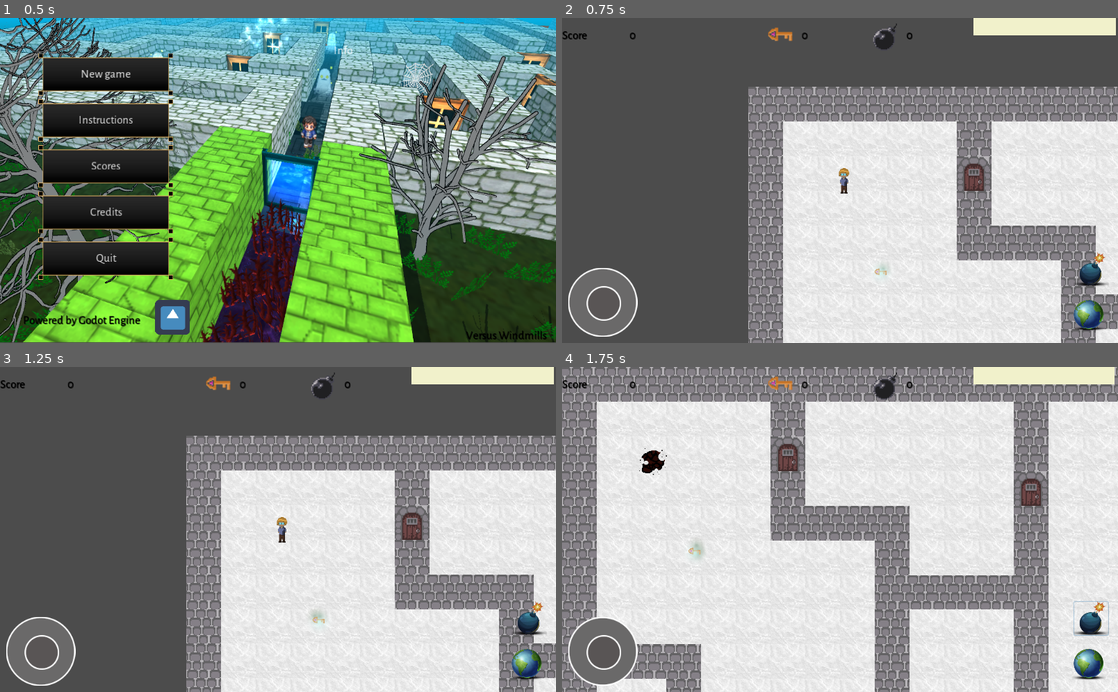
Above: before the commit, frames 1-4 (two rows, left to right).
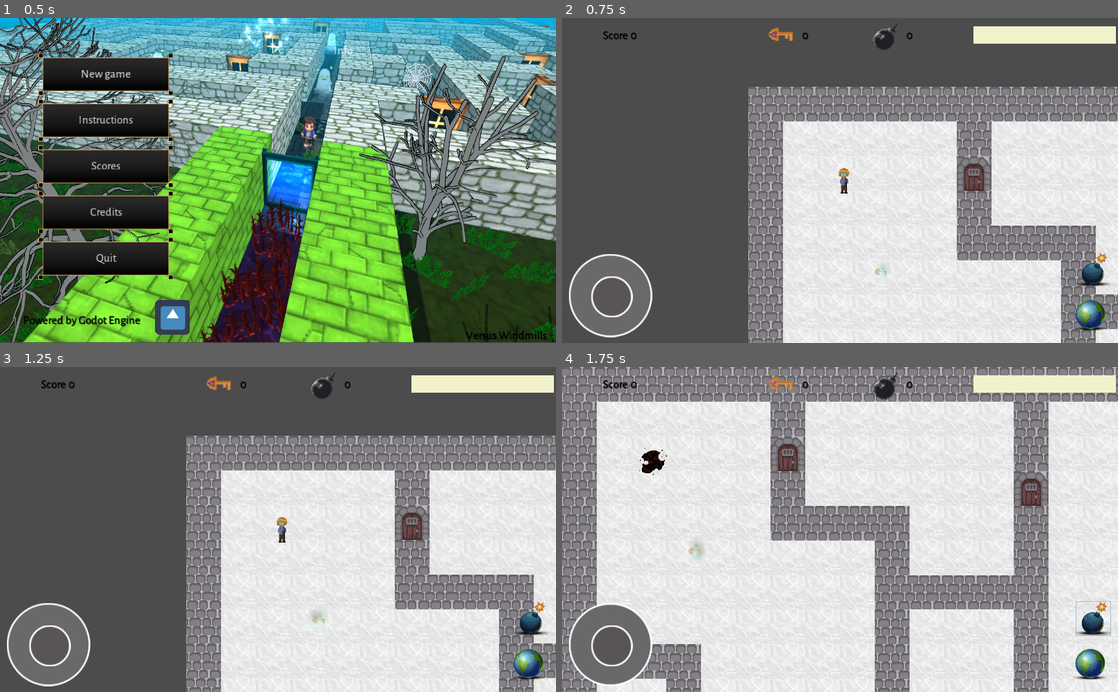
Above: after the commit, the same moments.

Repository: rogerdv/labyrinth
Game: Godot game, scene res://Scenes/main_menu.tscn
The game is run twice, just before and just after one commit, with the same random seed, the same clock (stepped at 60 frames per second) and the same inputs. The engine's default icon, where the game draws it, is replaced by a stand-in: a white triangle on a blue panel in a dark square.
Inputs (mouse positions are in pixels of both pictures, inside the frame that each line leads up to; where the layout moved, square brackets give the same spot in the first picture):
- Up to frame 1 (0.5 s): no input
- Up to frame 2 (0.75 s): click "New game" at 0.5 s
- Up to frame 3 (1.25 s): no input
- Up to frame 4 (1.75 s): click (1095, 617) [1090, 617] at 1.25 s

Frame 1 is identical in both runs. In frame 2, 3.4% of the frame differs, in the area x 0-100%, y 0-99%; in frame 3, 3.4%; in frame 4, 3.3%.
Error after the commit: Invalid set index 'value' (on base: 'null instance') with value of type 'float'. (res://Scripts/UI/InfoBar.gd:8)

Commit message:
Size adjustments

Diff:
--- a/UI/UI.tscn
+++ b/UI/UI.tscn
@@ -44,6 +44,8 @@
 [node name="UI" type="Control"]
 anchor_right = 1.0
 anchor_bottom = 1.0
+margin_left = 2.51984
+margin_right = 2.51978
 script = ExtResource( 8 )
 __meta__ = {
 "_edit_use_anchors_": false
@@ -54,9 +56,9 @@
 anchor_top = 0.704
 anchor_right = 0.983
 anchor_bottom = 0.826
-margin_left = 12.2079
+margin_left = 13.2079
 margin_top = 9.59998
-margin_right = 0.407959
+margin_right = 1.40796
 margin_bottom = 0.399994
 custom_styles/hover = SubResource( 1 )
 custom_styles/pressed = SubResource( 2 )
@@ -96,17 +98,18 @@
 }
 
 [node name="ScoreLabel" type="Label" parent="Cont"]
-margin_right = 119.0
+margin_right = 118.0
 margin_bottom = 64.0
 rect_min_size = Vector2( 60, 0 )
 size_flags_horizontal = 3
 size_flags_vertical = 3
 text = "score"
+align = 2
 valign = 1
 
 [node name="Score" type="Label" parent="Cont"]
-margin_left = 124.0
-margin_right = 243.0
+margin_left = 123.0
+margin_right = 241.0
 margin_bottom = 64.0
 rect_min_size = Vector2( 15, 0 )
 size_flags_horizontal = 3
@@ -117,23 +120,23 @@
 script = ExtResource( 9 )
 
 [node name="Control" type="Control" parent="Cont"]
-margin_left = 248.0
-margin_right = 367.0
+margin_left = 246.0
+margin_right = 365.0
 margin_bottom = 64.0
 size_flags_horizontal = 3
 size_flags_vertical = 3
 
 [node name="TextureRect" type="TextureRect" parent="Cont"]
-margin_left = 372.0
-margin_right = 436.0
+margin_left = 370.0
+margin_right = 434.0
 margin_bottom = 64.0
 rect_min_size = Vector2( 32, 32 )
 texture = ExtResource( 12 )
 stretch_mode = 1
 
 [node name="keys" type="Label" parent="Cont"]
-margin_left = 441.0
-margin_right = 560.0
+margin_left = 439.0
+margin_right = 557.0
 margin_bottom = 64.0
 rect_min_size = Vector2( 16, 0 )
 size_flags_horizontal = 3
@@ -142,15 +145,15 @@
 valign = 1
 
 [node name="TextureRect2" type="TextureRect" parent="Cont"]
-margin_left = 565.0
-margin_right = 629.0
+margin_left = 562.0
+margin_right = 626.0
 margin_bottom = 64.0
 rect_min_size = Vector2( 32, 32 )
 texture = ExtResource( 13 )
 
 [node name="bombs" type="Label" parent="Cont"]
-margin_left = 634.0
-margin_right = 753.0
+margin_left = 631.0
+margin_right = 750.0
 margin_bottom = 64.0
 rect_min_size = Vector2( 16, 0 )
 size_flags_horizontal = 3
@@ -158,23 +161,31 @@
 text = "0"
 valign = 1
 
-[node name="progress" type="TextureProgress" parent="Cont"]
-margin_left = 758.0
-margin_right = 1016.0
+[node name="MarginContainer" type="MarginContainer" parent="Cont"]
+margin_left = 755.0
+margin_right = 1017.0
 margin_bottom = 64.0
-rect_min_size = Vector2( 258, 64 )
+custom_constants/margin_right = 4
+custom_constants/margin_top = 16
+custom_constants/margin_bottom = 4
+
+[node name="progress" type="TextureProgress" parent="Cont/MarginContainer"]
+margin_top = 16.0
+margin_right = 258.0
+margin_bottom = 60.0
+rect_min_size = Vector2( 258, 20 )
 size_flags_horizontal = 3
-size_flags_vertical = 3
 value = 100.0
 texture_under = ExtResource( 5 )
 texture_progress = ExtResource( 6 )
 
 [node name="Sprite" type="Sprite" parent="."]
-position = Vector2( 75, 525 )
+position = Vector2( 86.3393, 512.401 )
+scale = Vector2( 1.2, 1.2 )
 texture = ExtResource( 2 )
 
 [node name="TouchScreenButton" type="TouchScreenButton" parent="Sprite"]
-position = Vector2( -32, -32 )
+position = Vector2( -32.7, -32.744 )
 normal = ExtResource( 3 )
 pressed = ExtResource( 4 )
 script = ExtResource( 1 )
